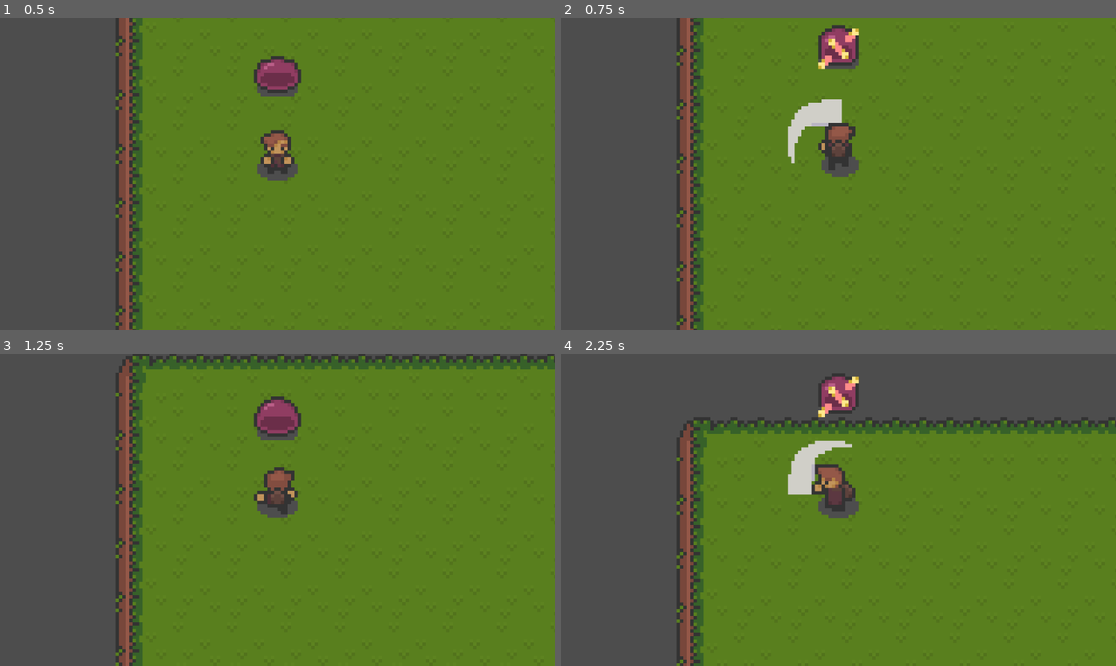
Above: before the commit, frames 1-4 (two rows, left to right).
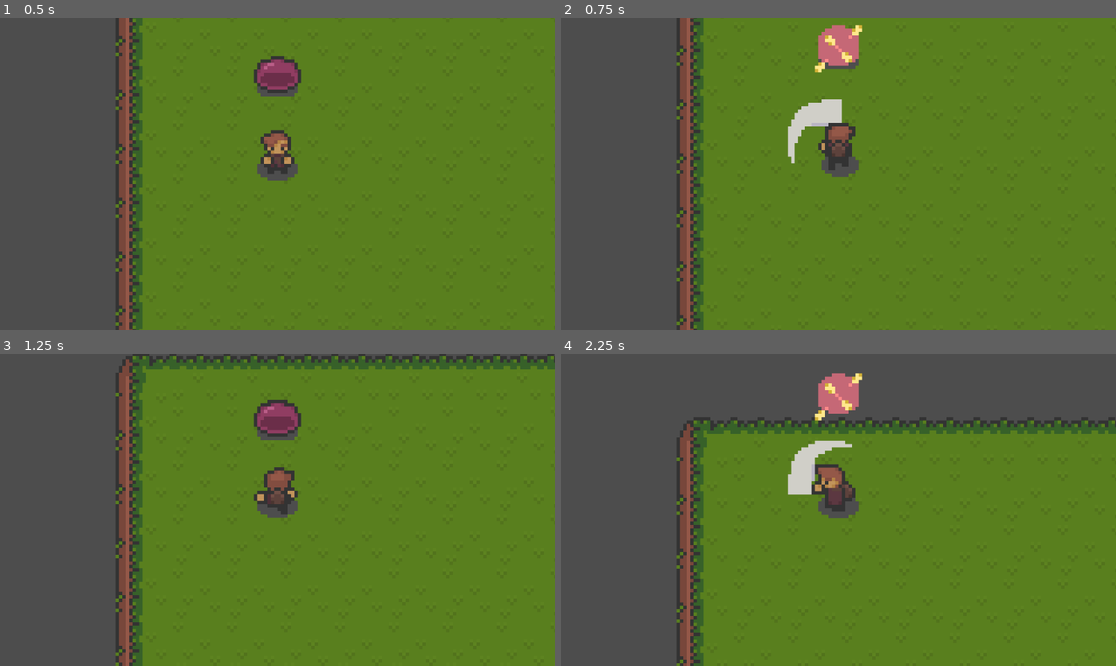
Above: after the commit, the same moments.

Repository: lilmax6969/small-seed_island-gd
Game: Godot game, scene res://scene/test.tscn
Two runs of this game, one before a commit and one after it. Both use one fixed random seed, a clock stepped at 60 frames per second and the inputs below.
Inputs (mouse positions are in pixels of both pictures, inside the frame that each line leads up to):
- Up to frame 1 (0.5 s): no input
- Up to frame 2 (0.75 s): move the mouse to (810, 236) at 0.52 s; hold W (up) from 0.53 s (still down); click (810, 236) at 0.6 s
- Up to frame 3 (1.25 s): keep holding W (up)
- Up to frame 4 (2.25 s): move the mouse to (1005, 556) at 1.27 s; click (1005, 556) at 1.35 s; move the mouse to (672, 463) at 2.02 s; release W (up) at 2.03 s; hold A (left) from 2.03 s (still down); click (672, 463) at 2.1 s

Frame 1 is identical in both runs. In frame 2, 0.8% of the frame differs, in the area x 45-55%, y 2-18%; in frame 3, 0.1%; in frame 4, 0.8%, in the area x 45-55%, y 6-22%.

Commit message:
Update slime hit animation

Diff:
--- a/scene/slime.tscn
+++ b/scene/slime.tscn
@@ -63,7 +63,7 @@
 }],
 "loop": false,
 "name": &"hit",
-"speed": 7.0
+"speed": 15.0
 }, {
 "frames": [{
 "duration": 1.0,
